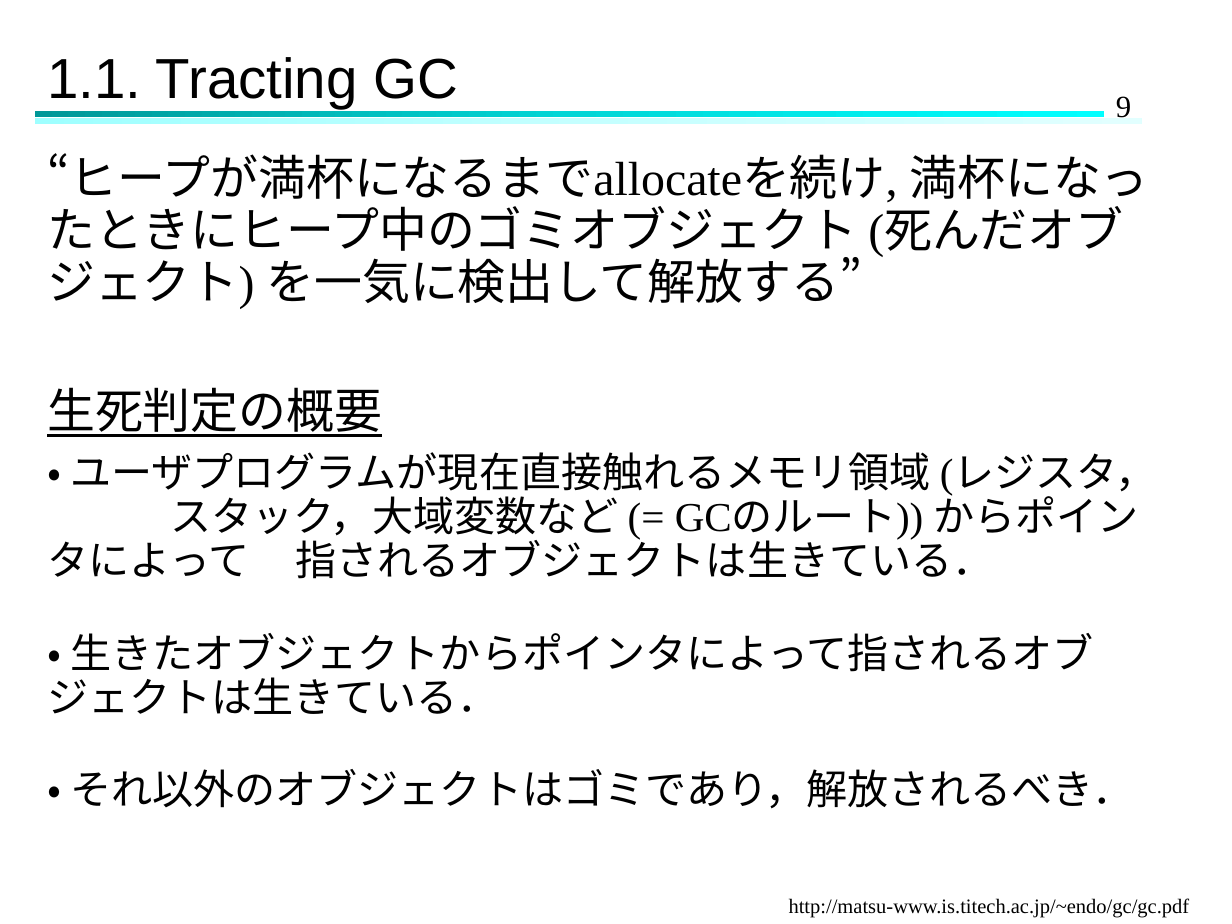
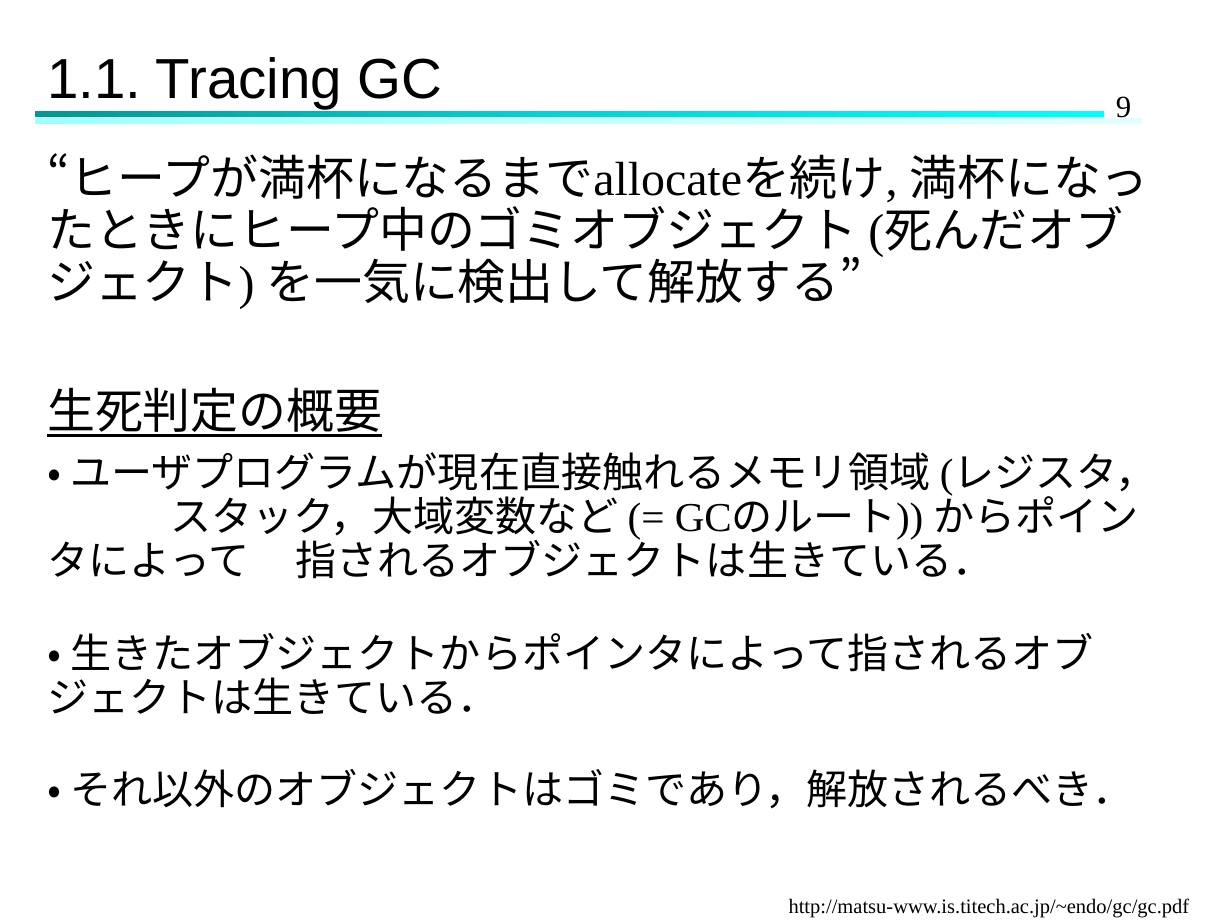
Before and after one commit to Hinata-Mikami/HinataMikami, a slide deck: slide 9 of 研究室関連/ゼミ/2024.11.27ゼミ.pptx. Drawn at 1232x924 pixels with LibreOffice and Linux fonts; fonts in the diff are those of the drawing. Boxes give left, top, right and bottom in pixels: in the first picture for what was removed or moved away, otherwise in the second. Text is boxed around its words. In the diff, an @@ line names an element or a change of style, - is before the commit and + after.

```diff
--- a/研究室関連/ゼミ/2024.11.27ゼミ.pptx
+++ b/研究室関連/ゼミ/2024.11.27ゼミ.pptx
@@ title at bbox=[47, 57, 443, 108]: text changed @@
-1.1. Tracting GC
+1.1. Tracing GC
```
Also in this commit, not shown: 8 other slides changed, 31 other files.
